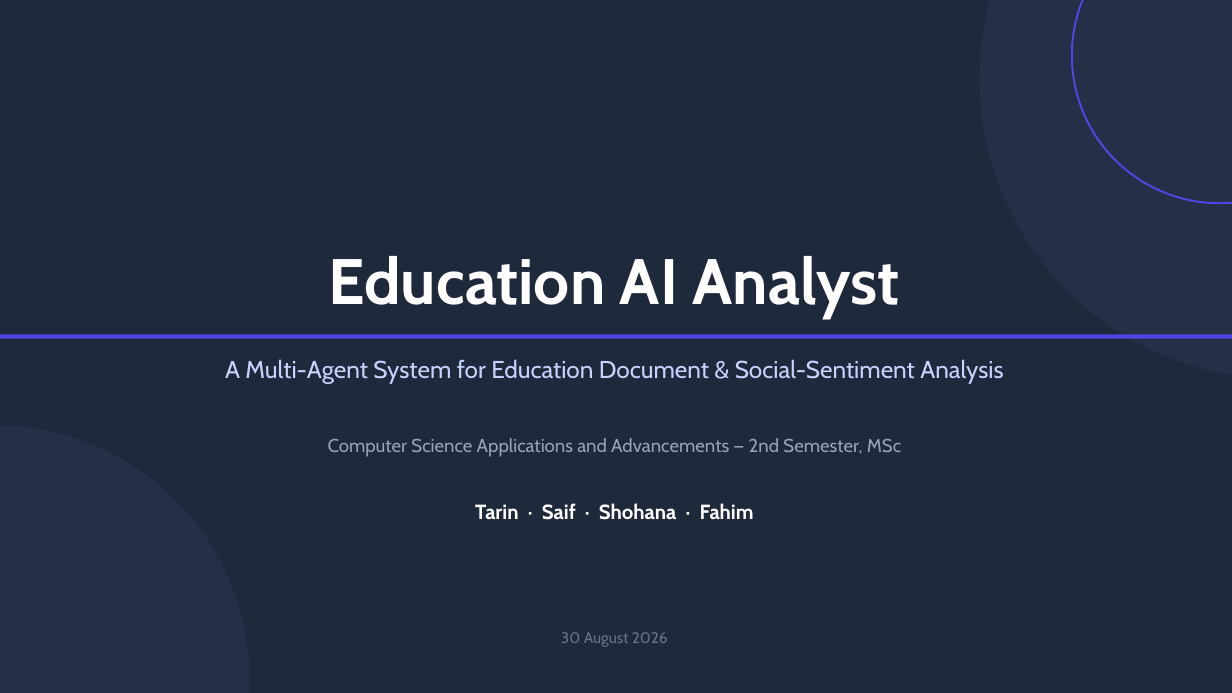
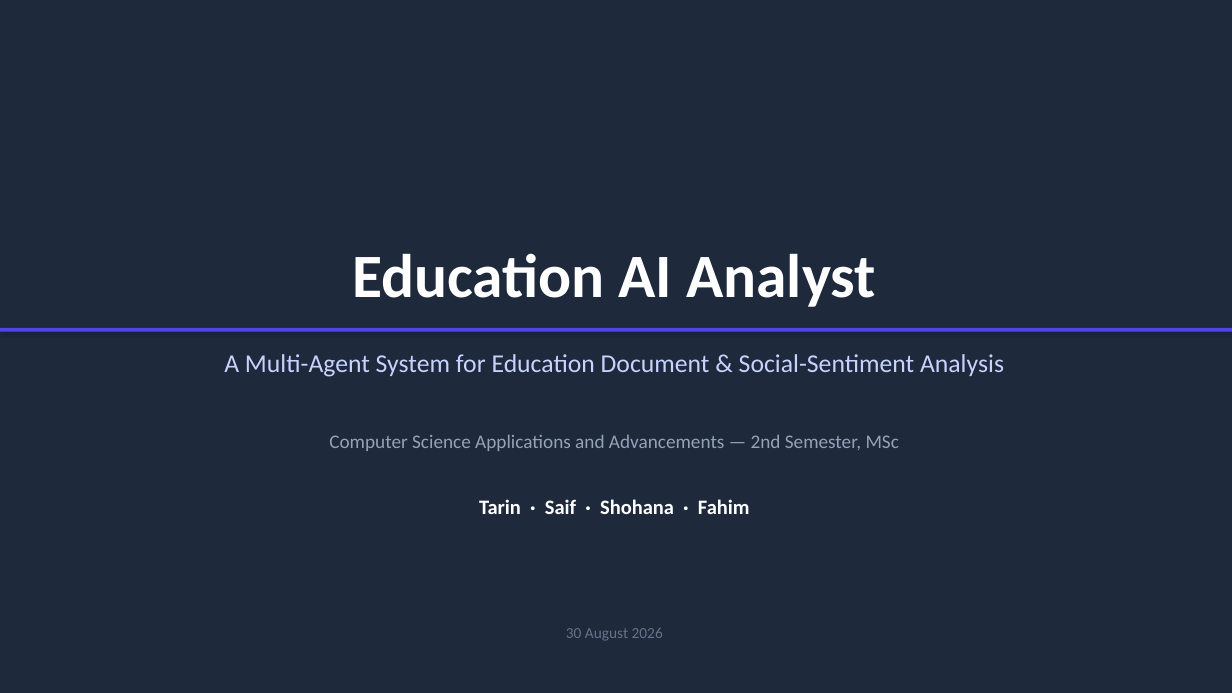
Before and after one commit to sumaiyaSultanaTarin/Education-AI-Analyst, a slide deck: slide 1 of docs/presentation-slides.pptx. Drawn at 1232x693 pixels with LibreOffice and Linux fonts; fonts in the diff are those of the drawing. Boxes give left, top, right and bottom in pixels: in the first picture for what was removed or moved away, otherwise in the second. Text is boxed around its words. In the diff, an @@ line names an element or a change of style, - is before the commit and + after.

```diff
--- a/docs/presentation-slides.pptx
+++ b/docs/presentation-slides.pptx
@@ ellipse removed at (980,0,1232,379) @@
@@ ellipse removed at (1072,0,1232,203) @@
@@ text "Education AI Analyst" at (352,253,876,307): size 50 to 48 pt, font Cabin to Calibri @@
@@ rectangle: place and size @@
-rectangle at (0,335,1232,338)
+rectangle at (0,328,1232,332)
@@ rectangle at (0,328,1232,332): shadow on @@
@@ text "A Multi-Agent System for Education ..." at (224,354,1004,377): size 19 to 20 pt, font Cabin to Calibri @@
@@ text "Computer Science Applications and Advancements ..." at (329,434,899,451): size 14.5 to 15 pt, font Cabin to Calibri @@
@@ text "Tarin · Saif · Shohana ..." at (479,499,750,514): font Cabin to Calibri @@
@@ text "30 August 2026" at (566,628,663,641): font Cabin to Calibri @@
```
Also in this commit, not shown: 9 other slides changed.
